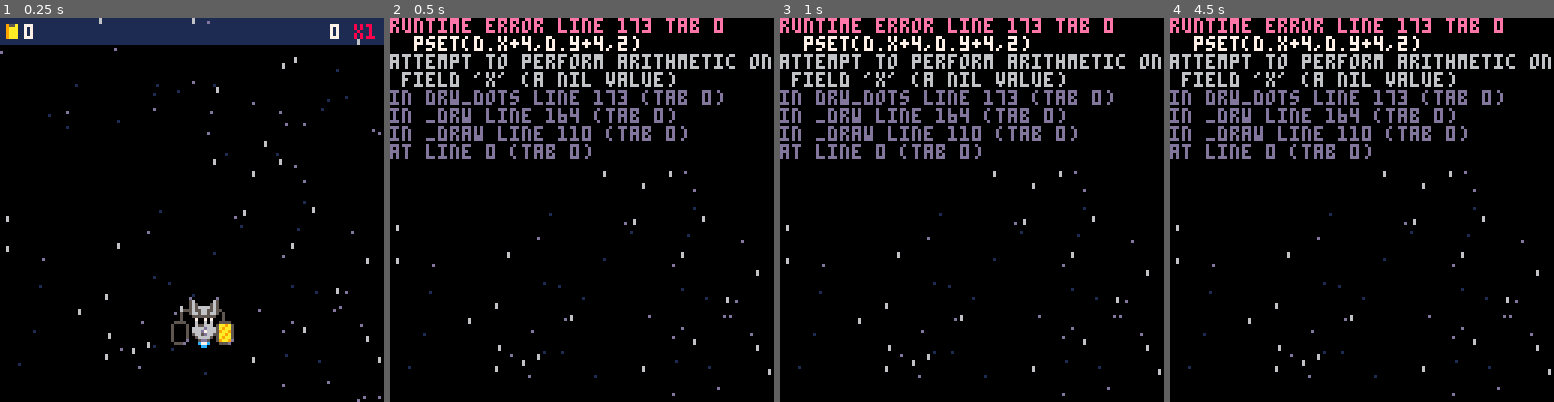
Above: before the commit, frames 1-4 (left to right).
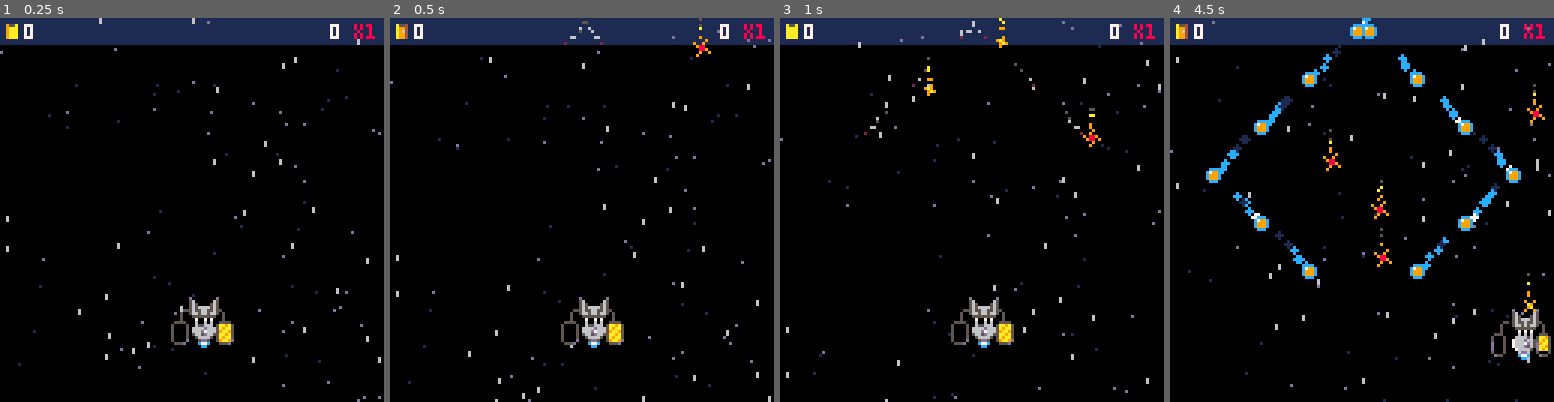
Above: after the commit, the same moments.

Repository: jacobneal65/drop-p8
Game: PICO-8 cartridge drop.p8
The game is run twice, just before and just after one commit, with the same random seed, the same clock (stepped at 60 frames per second) and the same inputs.
Inputs:
- Up to frame 1 (0.25 s): no input
- Up to frame 2 (0.5 s): no input
- Up to frame 3 (1 s): no input
- Up to frame 4 (4.5 s): hold Right 1.6-2.1 s; hold Up 2.15-2.42 s; hold Right 2.47-3.03 s; hold Left 3.08-3.58 s; hold Down 3.63-3.97 s; hold Right from 4.02 s (still down)

Frame 1 is identical in both runs. In frame 2, 16% of the frame differs, in the area x 0-100%, y 0-100%; in frame 3, 16%; in frame 4, 19%.
Error before the commit: runtime error line 173 tab 0; pset(d.x+4,d.y+4,2); attempt to perform arithmetic on field 'x' (a nil value)

Commit message:
finished reorganizing patterns to system

Diff:
--- a/drop.p8
+++ b/drop.p8
@@ -7,7 +7,8 @@
 --by olivander65
 function _init()
 	--music(1)
-
+	level=2
+	wave=3
 	t=0
 	debug={""}
 	effects={}
@@ -20,10 +21,9 @@
 	--player
 	p_x=64
 	p_y=100
-	p_hspd=2
-	p_vspd=2
+	p_spd=2
 	--player offset l,r,b,t
-	pc_off={-1,8,1,-7}
+	p_o={-1,8,1,-7}
 
 	fruits={}
 	fruitlet={}
@@ -33,16 +33,16 @@
 	t_grav=2
 	grav=2
 
-	--point and level
+	b_arr={}--bezier array
+	--pattern,sx,end_x,bez_arr
 	levels={
-		{--ptrn,sx,end_x,bez_arr
-			{0,8,120},{}
-		},--l1
-		{}--l2
+		{{0,8,64},{1,64,120},{0,8,64},{1,64,120},{0,8,64},{1,64,120},{0,8,64}},
+		{{2,64,64},{3,0,10},{4,48,80},{5,64,64,{64,-10,-40,32,64,140}},{5,64,64,{64,-10,168,32,64,140}}},
+
+
 	}
-	total_blue={}
-	level=1
-	wave=1
+
+	total_blue=0
 
 	points=0--points
 	b_points=0--blue points
@@ -127,30 +127,24 @@
 function upd_player()
 	fuel-=0.3
 	if fuel <=0 then
-		debug[1]="game_over"
-	end
-	p_spr=3
-	b_spr=1
-	s_spr=19
+		debug[1]="out of fuel"
+	end
+	p_spr,b_spr,s_spr=3,1,19
 	p_flp=false
-	--plyr movment
+
 	--left/right
 	if btn(0) then
-	 p_x-=p_hspd
-	 p_spr=4
-	 b_spr=17
-	 s_spr=21
+	 p_x-=p_spd
+	 p_spr,b_spr,s_spr=4,17,21
 	end
 	if btn(1) then
-	 p_x+=p_hspd
-	 p_spr=4
-	 b_spr=17
-	 s_spr=20
+	 p_x+=p_spd
+	 p_spr,b_spr,s_spr=4,17,21
 	 p_flp=true
 	end
 	--up/down
-	if (btn(2)) p_y-=p_vspd
-	if (btn(3)) p_y+=p_vspd
+	if (btn(2)) p_y-=p_spd
+	if (btn(3)) p_y+=p_spd
 
 	--bounds
 	if (p_x > 114) p_x=114
@@ -206,8 +200,10 @@
 	spr(b_spr,p_x-4,p_y-8,2,1,p_flp)
 
 	--flame
-	f_sprs={5,6,7,6,5}
-	spr(get_frame(f_sprs,1),t_px,t_py+8)
+	if fuel >0 then
+			f_sprs={5,6,7,6,5}
+			spr(get_frame(f_sprs,1),t_px,t_py+8)
+		end
 end
 
 function drw_points()
@@ -248,94 +244,82 @@
 --load fruit is called at
 --start and each new level
 function init_fruit()
-	t_tmr=0
-	t_grav=2
-	prvw=true
-	prvw_tmr=0
 	--fill first array with fruit
 	fill_fruit_wave()
 
 	--calculate total blue points
 	local wvs = levels[level]
-	b_amnt=0
+	total_blue=0
 	for wv in all(waves) do
-		local amnt=10
-		local _t=wv[1]
-		if _t==4 then
-			amnt=5
-		elseif _t==5 then
-			amnt=20
-		end
-		b_amnt+=amnt
-	end
-	--go through waves for level
-
-
-
-	if level==1 then
-		fill_fruit(64,2,10,0)--zig
-	elseif level==2 then
-		fill_fruit(64,-2,10,0)--zig
-	elseif level==3 then
-		fill_fruit(0,1,10,1)--cross
-	elseif level==4 then
-		fill_fruit(0,1,5,2)--line
-	elseif level==5 then
-		fill_fruit(88,-2,10,0)
-		fill_fruit(88,2,10,0)--dzig
-	elseif level==6 then
-		fill_fruit(32,2,10,0)--dzig
-		fill_fruit(32,-2,10,0)
-	elseif level==7 then
-		bx2,by2=-40,32
-		bx3,by3=64,140
-		fill_fruit(64,1,10,3)--qbezier
-	elseif level==8 then
-		bx2,by2=168,32
-		bx3,by3=64,140
-		fill_fruit(64,1,10,3)--qbezier
-	elseif level==9 then
-		bx2,by2=64,150
-		bx3,by3=120,t_uybnd
-		fill_fruit(8,1,10,3)--qbezier
-	elseif level==10 then
-		bx2,by2=180,120
-		bx3,by3=-60,120
-		bx4,by4=64,t_uybnd
-		fill_fruit(64,1,10,4)--cbezier
-	end
-end
-
---fill fruit array with current wave
-
+		local amt,_typ=10,wv[1]
+		if _typ==4 then
+			amt=5
+		elseif _typ==5 then
+			amt=20
+		end
+		total_blue+=amnt
+	end
+--	if level==1 then
+--		fill_fruit(64,2,10,0)--zig
+--	elseif level==2 then
+--		fill_fruit(64,-2,10,0)--zig
+--	elseif level==3 then
+--		fill_fruit(0,1,10,1)--cross
+--	elseif level==4 then
+--		fill_fruit(0,1,5,2)--line
+--	elseif level==5 then
+--		fill_fruit(88,-2,10,0)
+--		fill_fruit(88,2,10,0)--dzig
+--	elseif level==6 then
+--		fill_fruit(32,2,10,0)--dzig
+--		fill_fruit(32,-2,10,0)
+--	elseif level==7 then
+--		bx2,by2=-40,32
+--		bx3,by3=64,140
+--		fill_fruit(64,1,10,3)--qbezier
+--	elseif level==8 then
+--		bx2,by2=168,32
+--		bx3,by3=64,140
+--		fill_fruit(64,1,10,3)--qbezier
+--	elseif level==9 then
+--		bx2,by2=64,150
+--		bx3,by3=120,t_uybnd
+--		fill_fruit(8,1,10,3)--qbezier
+--	elseif level==10 then
+--		bx2,by2=180,120
+--		bx3,by3=-60,120
+--		bx4,by4=64,t_uybnd
+--		fill_fruit(64,1,10,4)--cbezier
+--	end
+end
 function fill_fruit_wave()
 	local wv=levels[level][wave]
-	local _p=wv[1]--pattern
-	local _x=rnd_rng(wv[2],wv[3])--(sx,ex)
-	local bez_arr=wv[4]--bez_array
-	local _amt=10
-	local _spd=2
-
-	if _p==0 then--l_zig
+
+	t_grav,t_tmr=2,0
+	prvw,prvw_tmr=true,0
+
+	local _x=rnd_rng(wv[2],wv[3])
+	b_arr=wv[4]--bezier array
+	local _typ=wv[1]
+
+	if _typ==0 then--l_zig
 		--(_x,_amt,_typ)
 		fill_fruit(_x,10,0)
-	elseif _p==1 then--r_zig
+	elseif _typ==1 then--r_zig
 		fill_fruit(_x,10,1)
-	elseif _p==2 then--cross
+	elseif _typ==2 then--cross
 		fill_fruit(_x,10,2)
-	elseif _p==3 then--line
+	elseif _typ==3 then--line
 		fill_fruit(0,5,3)
-	elseif _p==4 then--dbl zig
-	fill_fruit(_x,10,0)
-	fill_fruit(_x,10,1)
-	elseif _p==5 then--q_bez
-		bx2,by2=-40,32
-		bx3,by3=64,140
+	elseif _typ==4 then--dbl zig
+		fill_fruit(_x,10,0)
+		fill_fruit(_x,10,1)
+	elseif _typ==5 then--q_bez
 		fill_fruit(_x,10,5)
-	elseif _p==6 then--c_bez
-		bx2,by2=180,120
-		bx3,by3=-60,120
-		bx4,by4=64,t_uybnd
+	elseif _typ==6 then--c_bez
+--		bx2,by2=180,120
+--		bx3,by3=-60,120
+--		bx4,by4=64,t_uybnd
 		fill_fruit(64,1,10,6)
 	end
 end
@@ -344,16 +328,17 @@
 	prvw_typ=_typ
 	for i=1,_amt do
 		local _i,nx=i,_x
-		if _typ==1 and i%2==0 then--cros
+		--cros
+		if _typ==2 and i%2==0 then
 			_i=i-1
 			nx=118
-		elseif _typ==2 then--line
+		--line
+		elseif _typ==3 then
 			nx=20*i
 			_i=1
 		end
  	fruit={
  		x=nx,
- 		bx=nx,--base x
  		y=-10,
  		by=-10,
  		i=i,
@@ -366,10 +351,12 @@
 end
 
 function bucket_collides(fruit)
-	pbl=p_x+pc_off[1]
-	pbr=p_x+pc_off[2]
-	pbb=p_y+pc_off[3]
-	pbt=p_y+pc_off[4]
+	--player bound
+	pbl=p_x+p_o[1]
+	pbr=p_x+p_o[2]
+	pbb=p_y+p_o[3]
+	pbt=p_y+p_o[4]
+	--fruit bound
 	fbl=fruit.x+3
 	fbr=fruit.x+5
 	tx={fbl,fbr}
@@ -401,7 +387,7 @@
 			if fruit.dly >0 then
 				fruit.dly-=1
 			else
-				if fruit.typ==3 or fruit.typ==4 then
+				if fruit.typ==5 or fruit.typ==6 then
 						fruit.tmr=min(fruit.tmr+0.02,1)
 						fruit.x,fruit.y=get_pattern(fruit)
 				else
@@ -440,8 +426,16 @@
 		end
 		--got all fruit
 		if #fruits==0 then
-			level+=1
-			init_fruit()
+			wave+=1
+			if wave > #levels[level] then
+				wave = 1
+				level += 1
+			end
+			if level < #levels+1 then
+				fill_fruit_wave()
+			else
+				debug[2]="victory"
+			end
 		end
 	end
 end
@@ -460,7 +454,7 @@
 					cd.dly-=1
 			else
 				local _typ = cd.typ
-				if _typ==3 or _typ==4 then
+				if _typ==5 or _typ==6 then
 						cd.tmr=min(cd.tmr+0.02,1)
 						cd.x,cd.y=get_pattern(cd)
 				else
@@ -490,19 +484,20 @@
 
 function get_pattern(_t)
 	local _typ=_t.typ
-	if _typ==0 then--zig
+	if _typ==0 or _typ==1 then--zig
 		return zig_p(_t)
-	elseif _typ==1 then--cros
+	elseif _typ==2 then--cros
 		return cros_p(_t)
-	elseif _typ==2 then--line
+	elseif _typ==3 then--line
 		if _t.y>100 then
 			t_grav=-1
 		end
 		return _t.x
-	elseif _typ==3 then--qbezier
-		return qbc(_t.tmr,_t.bx,_t.by,bx2,by2,bx3,by3)
-	elseif _typ==4 then--cbezier
-		return cbc(_t.tmr,_t.bx,_t.by,bx2,by2,bx3,by3,bx4,by4)
+	elseif _typ==5 then--qbezier
+		local b = b_arr
+		return qbc(_t.tmr,b[1],b[2],b[3],b[4],b[5],b[6])
+	elseif _typ==6 then--cbezier
+		return cbc(_t.tmr,b[1],b[2],b[3],b[4],b[5],b[6],b[7],b[8])
 	end
 end
 
@@ -614,10 +609,10 @@
 
 function debug_bounds()
 	--l,r,b,t
-	local pl=p_x+pc_off[1]--l
-	local pr=p_x+pc_off[2]--r
-	local pb=p_y+pc_off[3]--b
-	local pt=p_y+pc_off[4]--t
+	local pl=p_x+p_o[1]--l
+	local pr=p_x+p_o[2]--r
+	local pb=p_y+p_o[3]--b
+	local pt=p_y+p_o[4]--t
 	pset(pl,pb,8)--bl
 	pset(pr,pb,8)--br
 	pset(pl,pt,8)--tl
Not shown, changed: sheet drop.xlsx
